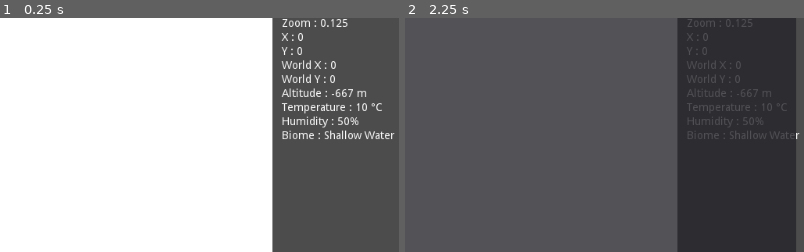
Above: before the commit, frames 1-2 (left to right).
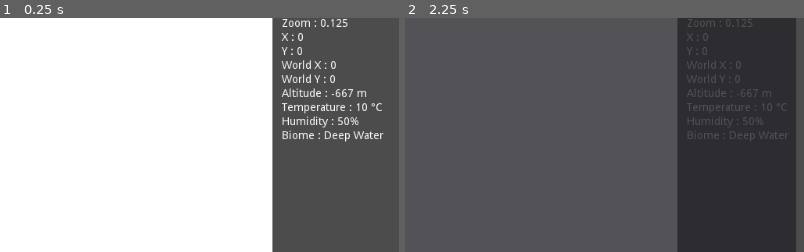
Above: after the commit, the same moments.

Repository: gokudomatic/godot-infinite-worldmap-demo
Game: Godot game, scene res://gdscript-demo/gdscript_demo.tscn
Two runs of this game, one before a commit and one after it. Both use one fixed random seed, a clock stepped at 60 frames per second and the inputs below.
Inputs (mouse positions are % of the whole screen's width and height, from its top left):
- Up to frame 1 (0.25 s): no input
- Up to frame 2 (2.25 s): tap H at 0.5, 1.25, 2 s; move the mouse to (72, 45) at 0.52 s; click (72, 45) at 0.67 s; move the mouse to (30, 55) at 1.27 s; click (30, 55) at 1.42 s; move the mouse to (60, 28) at 2.02 s; click (60, 28) at 2.17 s
The pictures show only the part of the screen within x 50-100%, y 11-61%; the shares and areas given below are measured in that part.

The runs differ from the first frame. In frame 1, 0.4% of the frame differs, in the area x 81-99%, y 47-53%; in frame 2, 0.1%.

Commit message:
settings

Diff:
--- /dev/null
+++ b/Config.gd
@@ -0,0 +1,8 @@
+extends Node
+
+var current_seed:float=0
+var current_coord:Vector2=Vector2()
+
+# Called when the node enters the scene tree for the first time.
+func _ready() -> void:
+	pass # Replace with function body.
--- /dev/null
+++ b/Settings.gd
@@ -0,0 +1,23 @@
+extends Control
+
+signal applied
+signal cancelled
+
+onready var config:Config=get_node("/root/Config")
+onready var panel=$Panel/VBoxContainer/CenterContainer/GridContainer
+
+func _ready():
+	panel.get_node("SeedInput").value=config.current_seed
+	panel.get_node("CoordXInput").value=config.current_coord.x
+	panel.get_node("CoordYInput").value=config.current_coord.y
+
+func _on_Button_pressed():
+	config.current_seed=panel.get_node("SeedInput").value
+	config.current_coord=Vector2(panel.get_node("CoordXInput").value,panel.get_node("CoordYInput").value)
+	emit_signal("applied")
+
+
+func _on_Background_gui_input(event):
+	if event is InputEventMouseButton:
+		if event.pressed:
+			emit_signal("cancelled")
--- /dev/null
+++ b/Settings.tscn
@@ -0,0 +1,91 @@
+[gd_scene load_steps=2 format=2]
+
+[ext_resource path="res://Settings.gd" type="Script" id=1]
+
+[node name="Settings" type="Control"]
+anchor_right = 1.0
+anchor_bottom = 1.0
+script = ExtResource( 1 )
+
+[node name="Background" type="ColorRect" parent="."]
+anchor_right = 1.0
+anchor_bottom = 1.0
+color = Color( 0, 0, 0, 0.34902 )
+
+[node name="Panel" type="Panel" parent="."]
+anchor_left = 0.5
+anchor_top = 0.5
+anchor_right = 0.5
+anchor_bottom = 0.5
+margin_left = -95.5
+margin_top = -63.0
+margin_right = 95.5
+margin_bottom = 63.0
+
+[node name="VBoxContainer" type="VBoxContainer" parent="Panel"]
+anchor_right = 1.0
+anchor_bottom = 1.0
+margin_left = 10.0
+margin_top = 10.0
+margin_right = -10.0
+margin_bottom = -10.0
+
+[node name="CenterContainer" type="CenterContainer" parent="Panel/VBoxContainer"]
+margin_right = 171.0
+margin_bottom = 70.0
+
+[node name="GridContainer" type="GridContainer" parent="Panel/VBoxContainer/CenterContainer"]
+margin_left = 9.0
+margin_right = 161.0
+margin_bottom = 70.0
+columns = 2
+
+[node name="Label" type="Label" parent="Panel/VBoxContainer/CenterContainer/GridContainer"]
+margin_top = 5.0
+margin_right = 74.0
+margin_bottom = 19.0
+text = "Seed"
+
+[node name="SeedInput" type="SpinBox" parent="Panel/VBoxContainer/CenterContainer/GridContainer"]
+margin_left = 78.0
+margin_right = 152.0
+margin_bottom = 24.0
+
+[node name="Label2" type="Label" parent="Panel/VBoxContainer/CenterContainer/GridContainer"]
+margin_top = 28.0
+margin_right = 74.0
+margin_bottom = 42.0
+text = "Coord X"
+
+[node name="Label3" type="Label" parent="Panel/VBoxContainer/CenterContainer/GridContainer"]
+margin_left = 78.0
+margin_top = 28.0
+margin_right = 152.0
+margin_bottom = 42.0
+text = "Coord Y"
+
+[node name="CoordXInput" type="SpinBox" parent="Panel/VBoxContainer/CenterContainer/GridContainer"]
+margin_top = 46.0
+margin_right = 74.0
+margin_bottom = 70.0
+step = 0.01
+allow_greater = true
+allow_lesser = true
+
+[node name="CoordYInput" type="SpinBox" parent="Panel/VBoxContainer/CenterContainer/GridContainer"]
+margin_left = 78.0
+margin_top = 46.0
+margin_right = 152.0
+margin_bottom = 70.0
+step = 0.01
+allow_greater = true
+allow_lesser = true
+
+[node name="Button" type="Button" parent="Panel/VBoxContainer"]
+margin_top = 74.0
+margin_right = 171.0
+margin_bottom = 94.0
+text = "Apply"
+
+[connection signal="gui_input" from="Background" to="." method="_on_Background_gui_input"]
+[connection signal="pressed" from="Panel/VBoxContainer/Button" to="." method="_on_Button_pressed"]
--- a/gdscript-demo/biome_generator.gd
+++ b/gdscript-demo/biome_generator.gd
@@ -5,8 +5,8 @@
 const COLDEST = 0.05;
 const COLDER = 0.18;
 const COLD = 0.4;
-const WARM = 0.6;
-const WARMER = 0.8;
+const WARM = 0.5;
+const WARMER = 0.7;
 
 const DRYEST = 0.27;
 const DRYER = 0.4;
@@ -30,7 +30,7 @@
 const cSnow=0.7;
 
 
-const altDeepWater=0.4;
+const altDeepWater=0.45;
 const altShallowWater=0.48;
 const altSand=0.5;
 const altGrass=0.63;
@@ -41,7 +41,7 @@
 func get_biome(height:float,heat:float,moisture:float):
 	var result=height
 	if(height<altSand):
-		return getWaterBiotop(height);
+		return getWaterBiotop(height,moisture,heat);
 	elif(height<altForest):
 		return getMainlandBiotop(moisture,heat);
 	elif(height<altRock):
@@ -82,15 +82,28 @@
 		return cTundra;
 	elif(heat<COLD):
 		return getColdBiotop(moisture);
-	elif(heat<WARM):
+	elif(heat<WARMER):
 		return getWarmBiotop(moisture);
 	else:
 		return getHotBiotop(moisture);
 
-func getWaterBiotop(height:float):
+func getBeachBiotop(moisture:float, heat:float):
+	if heat<COLDER:
+		return cTundra
+	elif heat<WARMER:
+		return cGrass;
+	else:
+		if(moisture<DRYER):
+			return cDesert;
+		elif(moisture<WET):
+			return cSavanna;
+		else:
+			return cGrass
+
+func getWaterBiotop(height:float,moisture:float, heat:float):
 	if(height<altDeepWater):
 		return cDeepWater;
 	elif(height<altShallowWater):
 		return cShallowWater;
 	else:
-		return cShallowWater;
+		return getBeachBiotop(moisture,heat);
--- a/gdscript-demo/gdscript_demo.tscn
+++ b/gdscript-demo/gdscript_demo.tscn
@@ -6,7 +6,9 @@
 [sub_resource type="GDScript" id=6]
 script/source = "extends Control
 
-var help=preload(\"res://HelpPanel.tscn\")
+onready var config:Config=get_node(\"/root/Config\")
+
+var Settings=preload(\"res://Settings.tscn\")
 
 class NoiseObject:
 	var seed_nr:int
@@ -70,6 +72,11 @@
 var thread:Thread
 
 var benchmark_timer=0
+
+var current_seed:int=0
+
+var paused:bool=false
+var settings_panel=null
 
 # Called when the node enters the scene tree for the first time.
 func _ready():
@@ -305,6 +312,9 @@
 
 # Called every frame. 'delta' is the elapsed time since the previous frame.
 func _process(delta):
+	if paused:
+		return
+
 	var image_updated=false
 	var speed=20*delta
 
@@ -388,6 +398,14 @@
 	if Input.is_action_just_pressed(\"toggle_help\"):
 		$Help.visible=not $Help.visible
 
+	if Input.is_action_just_pressed(\"toggle_settings\"):
+		paused=true
+		config.current_coord=world_offset
+		settings_panel=Settings.instance()
+		add_child(settings_panel)
+		settings_panel.connect(\"applied\", self, \"on_settings_applied\")
+		settings_panel.connect(\"cancelled\", self, \"on_settings_cancelled\")
+
 	if not image_updated and mode==1:
 		mode=2
 		active_timeout=0.2
@@ -408,7 +426,9 @@
 func cancel_thread():
 	if thread!=null and thread.is_alive():
 		worker_cancel_task=true
+		print(\"wait_to_finish\")
 		thread.wait_to_finish()
+		print(\"done\")
 #		thread=null
 
 func initial_run():
@@ -446,7 +466,7 @@
 
 func get_current_temperature():
 	if current_area_info!=null:
-		return round(((current_area_info.heat-0.5)*80+10)*10)/10.0
+		return round(((current_area_info.heat-0.5)*100+10)*10)/10.0
 	else:
 		return 0.0
 
@@ -470,6 +490,32 @@
 	else:
 		return \"-- Null --\"
 
+func set_seed(seed_nr):
+	current_seed=seed_nr
+	elevationNoise.seed_nr=current_seed
+	elevationTex.seed=elevationNoise.seed_nr
+	mainElevationNoise.seed_nr=current_seed
+	mainElevationTex.seed=mainElevationNoise.seed_nr
+	moistureNoise.seed_nr=current_seed+1
+	moistureTex.seed=moistureNoise.seed_nr
+	heatNoise.seed_nr=current_seed+2
+	heatTex.seed=heatNoise.seed_nr
+
+
+func on_settings_applied():
+	paused=false
+	if settings_panel!=null:
+		remove_child(settings_panel)
+		settings_panel=null
+	set_seed(config.current_seed)
+	world_offset=config.current_coord
+	update_position()
+
+func on_settings_cancelled():
+	paused=false
+	if settings_panel!=null:
+		remove_child(settings_panel)
+		settings_panel=null
 
 func _exit_tree():
 	cancel_thread()
--- a/project.godot
+++ b/project.godot
@@ -23,6 +23,10 @@
 config/name="Godot Infinite Worldmap Demo"
 run/main_scene="res://gdscript-demo/gdscript_demo.tscn"
 config/icon="res://icon.png"
+
+[autoload]
+
+Config="*res://Config.gd"
 
 [input]
 
@@ -109,6 +113,11 @@
 "events": [ Object(InputEventKey,"resource_local_to_scene":false,"resource_name":"","device":0,"alt":false,"shift":false,"control":false,"meta":false,"command":false,"pressed":false,"scancode":72,"physical_scancode":0,"unicode":0,"echo":false,"script":null)
  ]
 }
+toggle_settings={
+"deadzone": 0.5,
+"events": [ Object(InputEventKey,"resource_local_to_scene":false,"resource_name":"","device":0,"alt":false,"shift":false,"control":false,"meta":false,"command":false,"pressed":false,"scancode":83,"physical_scancode":0,"unicode":0,"echo":false,"script":null)
+ ]
+}
 
 [physics]
 
